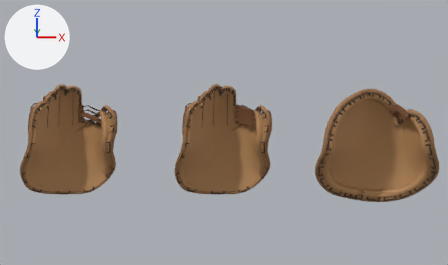
Renders of the Blender file assets/players/blender/baseball-gloves.blend from each side of a commit.
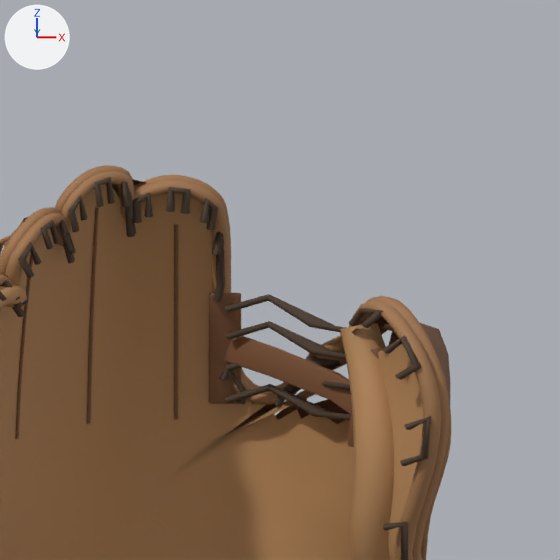
The first picture shows the older version from the file's camera 'Camera'. The close-ups show the older and then the newer version on the part from 10% to 30% of the width and 22% to 56% of the height of that picture. Only the edits that show in the close-ups are written down. The axes (+X, +Y, +Z) are drawn at upper left. The lights are the same throughout.

In view in the first close-up: 'field glove'.
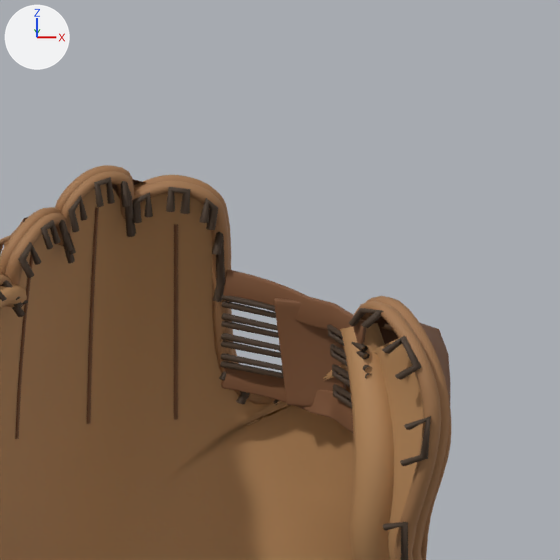
Location of each change, [x1, y1, x2, y2] in pixels of the close-ups (560 x 560 px):
part 1 of me_continuous_concave_palm, added (brown): after [221, 333, 281, 358]
part 2 of me_continuous_concave_palm, added (brown): after [221, 313, 279, 338]
part 3 of me_continuous_concave_palm, added (brown): after [222, 295, 276, 318]
part 4 of me_continuous_concave_palm, added: after [333, 384, 352, 408]
part 5 of me_continuous_concave_palm, added: after [332, 364, 350, 387]
part 6 of me_continuous_concave_palm, added: after [330, 344, 372, 378]
part 7 of me_continuous_concave_palm, added: after [327, 324, 370, 359]
part 8 of me_continuous_concave_palm, built on: before [209, 292, 382, 447]; after [220, 270, 366, 433]

What the commit changed:
me_continuous_concave_palm is used by ob_field_glove; location (-0.4, 0.0, 0.0).
me_continuous_concave_palm had 11609 vertices, 10926 faces and spanned x -0.128..0.124, y -0.151..0.059, z -0.119..0.176.
me_continuous_concave_palm now has 12277 vertices, 11590 faces and spans x -0.128..0.124, y -0.151..0.059, z -0.119..0.176.
me_continuous_concave_palm part 1: a new loose piece of 32 vertices spanning x 0.028..0.055, y -0.052..-0.026, z 0.094..0.101, in mat_dark_leather_laces.
me_continuous_concave_palm part 2: a new loose piece of 32 vertices spanning x 0.028..0.054, y -0.054..-0.028, z 0.102..0.11, in mat_dark_leather_laces.
me_continuous_concave_palm part 3: a new loose piece of 32 vertices spanning x 0.028..0.054, y -0.057..-0.031, z 0.111..0.118, in mat_dark_leather_laces.
me_continuous_concave_palm part 4: a new loose piece of 32 vertices spanning x 0.075..0.093, y -0.115..-0.079, z 0.078..0.088, in mat_dark_leather_laces.
me_continuous_concave_palm part 5: a new loose piece of 32 vertices spanning x 0.074..0.092, y -0.113..-0.079, z 0.086..0.096, in mat_dark_leather_laces.
me_continuous_concave_palm part 6: a new loose piece of 32 vertices spanning x 0.073..0.091, y -0.111..-0.079, z 0.095..0.105, in mat_dark_leather_laces.
me_continuous_concave_palm part 7: a new loose piece of 32 vertices spanning x 0.072..0.09, y -0.109..-0.08, z 0.103..0.113, in mat_dark_leather_laces.
me_continuous_concave_palm part 8: 120 vertices moved from x 0.023..0.09, y -0.1..-0.016, z 0.069..0.118 to x 0.028..0.08, y -0.072..-0.032, z 0.074..0.129; 270 vertices removed from x 0.023..0.095, y -0.106..-0.021, z 0.063..0.12; 714 vertices added at x 0.027..0.094, y -0.115..-0.02, z 0.069..0.128.
